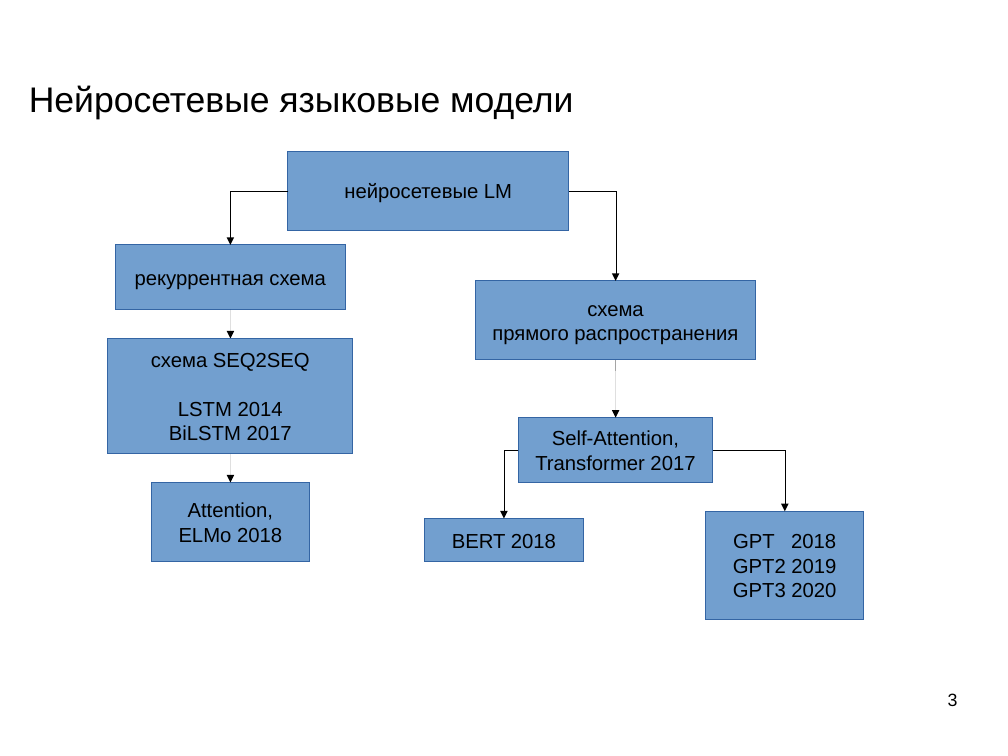
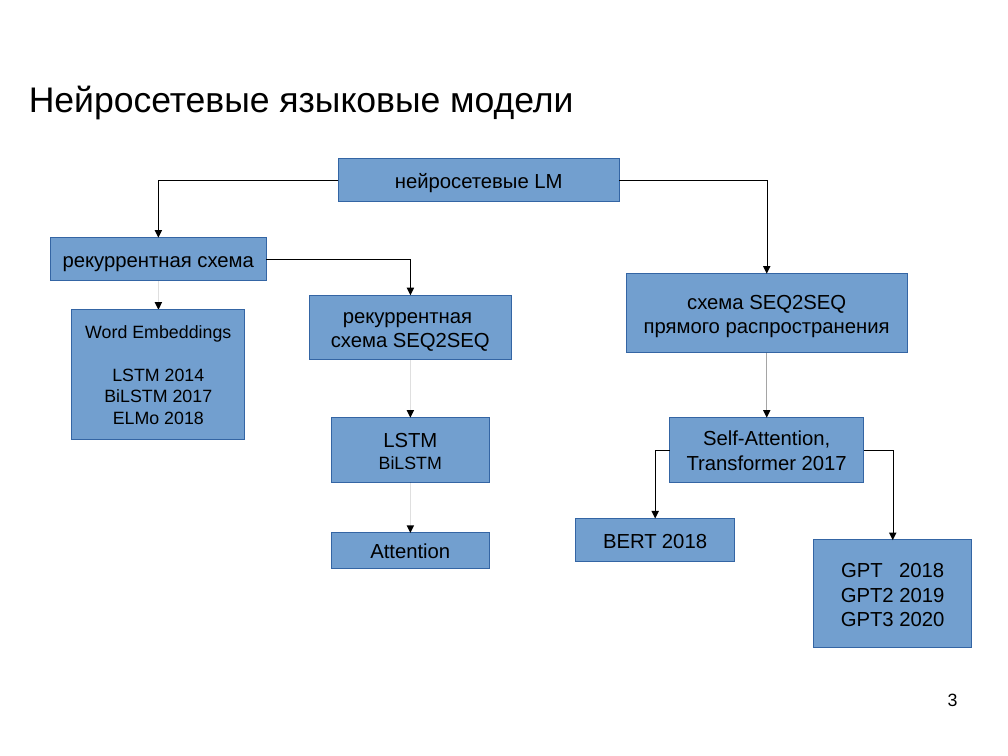
Before and after one commit to mechanoid5/ml_nlp_2022, a slide deck: slide 3 of 11-ann-lang-model.odp. Drawn at 1008x756 pixels with LibreOffice and Linux fonts; fonts in the diff are those of the drawing; background and template pictures are left out. Boxes give left, top, right and bottom in pixels: in the first picture for what was removed or moved away, otherwise in the second. Text is boxed around its words. In the diff, an @@ line names an element or a change of style, - is before the commit and + after.

```diff
--- a/11-ann-lang-model.odp
+++ b/11-ann-lang-model.odp
@@ rectangle "нейросетевые LM": place and size @@
-rectangle "нейросетевые LM" at [288,151,569,231]
+rectangle "нейросетевые LM" at [338,158,619,201]
@@ elbow arrow moved from (288, 191) - (231, 245) to (338, 180) - (158, 238) @@
@@ elbow arrow moved from (569, 191) - (616, 281) to (619, 180) - (767, 273) @@
@@ rectangle "рекуррентная схема": place and size @@
-rectangle "рекуррентная схема" at [115,245,346,310]
+rectangle "рекуррентная схема" at [50,238,266,281]
@@ elbow arrow added from (266, 259) to (411, 295), #000000 0 pt @@
@@ arrow moved from (231, 310) - (231, 338) to (158, 281) - (158, 310) @@
@@ rectangle "рекуррентная": place and size @@
-rectangle "рекуррентная" at [108,338,353,454]
+rectangle "рекуррентная" at [310,295,511,360]
@@ rectangle "схема SEQ2SEQ": place and size @@
-rectangle "схема SEQ2SEQ" at [476,281,756,360]
+rectangle "схема SEQ2SEQ" at [627,273,907,353]
@@ text in rectangle at [687,295,846,313]: text changed @@
-схема
+схема SEQ2SEQ
@@ rectangle added at [72,310,245,440], fill #729FCF, outline #3465A4 0 pt, 14 pt, text #000000 @@
+Word Embeddings
+LSTM 2014
+BiLSTM 2017
+ELMo 2018
@@ text in rectangle at [343,312,472,328]: paragraph added @@
+рекуррентная
@@ arrow moved from (231, 454) - (231, 483) to (767, 353) - (767, 418) @@
@@ arrow moved from (616, 360) - (616, 418) to (411, 360) - (411, 418) @@
@@ text in rectangle at [169,402,292,440]: paragraphs removed @@
-LSTM 2014
-BiLSTM 2017
@@ rectangle added at [331,418,489,483], fill #729FCF, outline #3465A4 0 pt, 14 pt, text #000000 @@
+LSTM
+BiLSTM
@@ rectangle "Self-Attention,": place and size @@
-rectangle "Self-Attention," at [519,418,713,483]
+rectangle "Self-Attention," at [670,418,864,483]
@@ elbow arrow moved from (713, 450) - (785, 511) to (670, 450) - (656, 519) @@
@@ elbow arrow moved from (519, 450) - (504, 519) to (864, 450) - (893, 541) @@
@@ rectangle removed at [151,483,309,563] @@
-Attention,
-ELMo 2018
@@ arrow added from (411, 483) to (411, 533), #000000 0 pt @@
@@ rectangle added at [331,533,489,569], fill #729FCF, outline #3465A4 0 pt, 16 pt, text #000000 @@
+Attention
@@ rectangle "BERT 2018": place and size @@
-rectangle "BERT 2018" at [425,519,584,562]
+rectangle "BERT 2018" at [576,519,735,562]
@@ rectangle "GPT 2018": place and size @@
-rectangle "GPT 2018" at [706,511,864,619]
+rectangle "GPT 2018" at [814,541,972,649]
```
Also in this commit, not shown: 5 other slides changed, 6 slides added, 1 slide removed.
